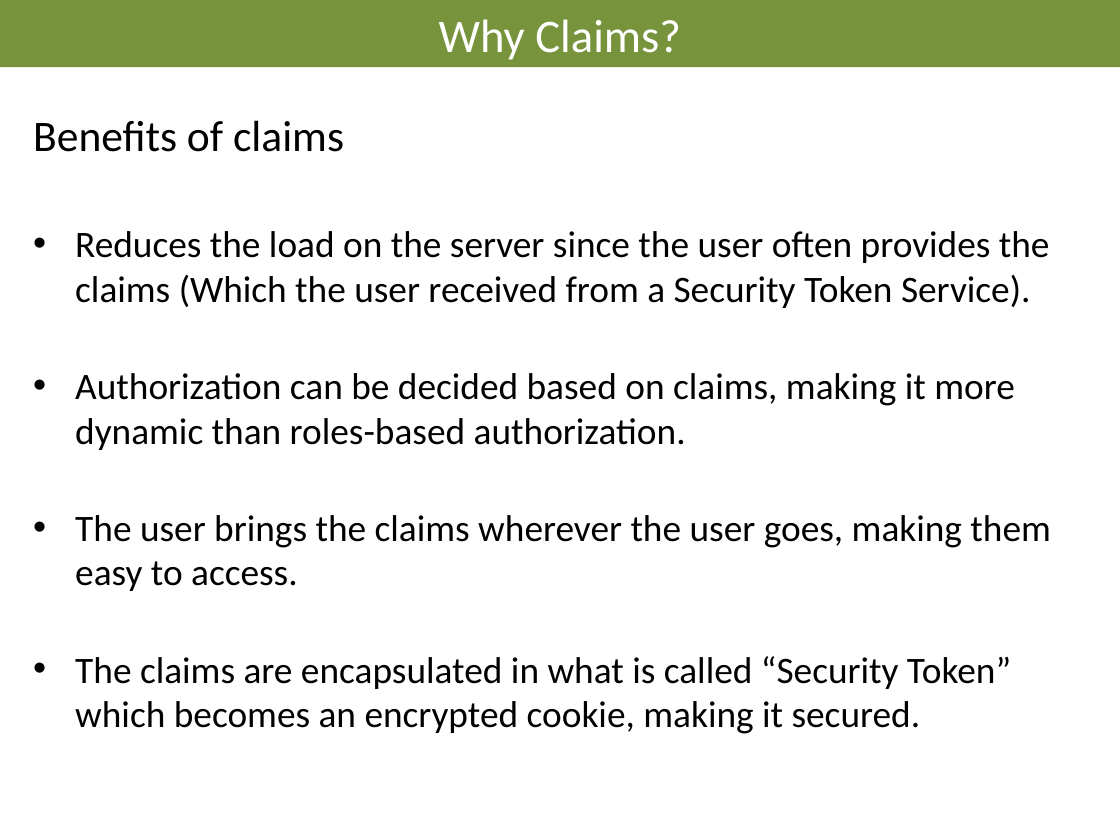
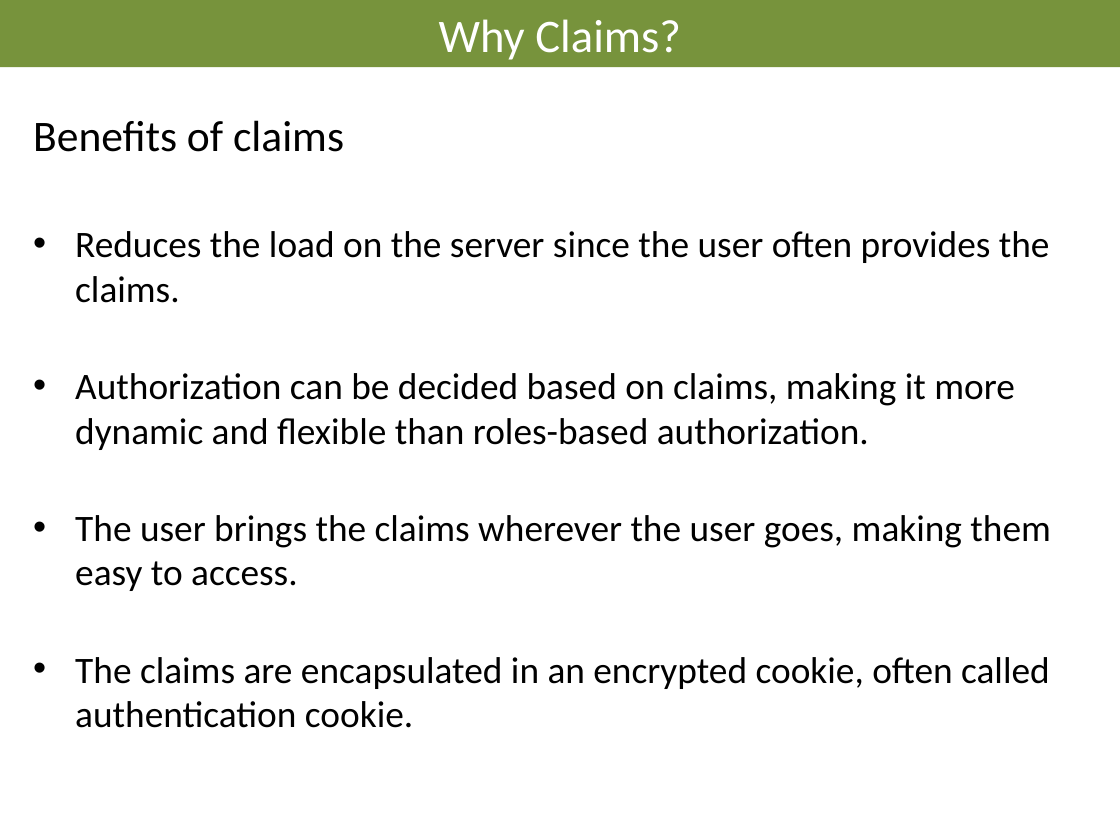
Before and after one commit to AndreasElffors/IdentityTemplate, a slide deck: slide 8 of Documents/Identity-Theory.pptx (slide 6 before the commit). Drawn at 1120x840 pixels with LibreOffice and Linux fonts; fonts in the diff are those of the drawing; background and template pictures are left out. Boxes give left, top, right and bottom in pixels: in the first picture for what was removed or moved away, otherwise in the second. Text is boxed around its words. In the diff, an @@ line names an element or a change of style, - is before the commit and + after.

```diff
--- a/Documents/Identity-Theory.pptx
+++ b/Documents/Identity-Theory.pptx
@@ text at bbox=[75, 231, 1050, 450]: text changed @@
-• Reduces the load on the server since the user often provides the claims (Which the user received from a Security Token Service).
-• Authorization can be decided based on claims, making it more dynamic than roles-based authorization.
+• Reduces the load on the server since the user often provides the claims.
+• Authorization can be decided based on claims, making it more dynamic and flexible than roles-based authorization.
@@ text at bbox=[75, 657, 1050, 728]: text changed @@
-• The claims are encapsulated in what is called “Security Token” which becomes an encrypted cookie, making it secured.
+• The claims are encapsulated in an encrypted cookie, often called authentication cookie.
```
Also in this commit, not shown: 12 other slides changed, 11 slides added, 1 slide removed, 1 other file.
